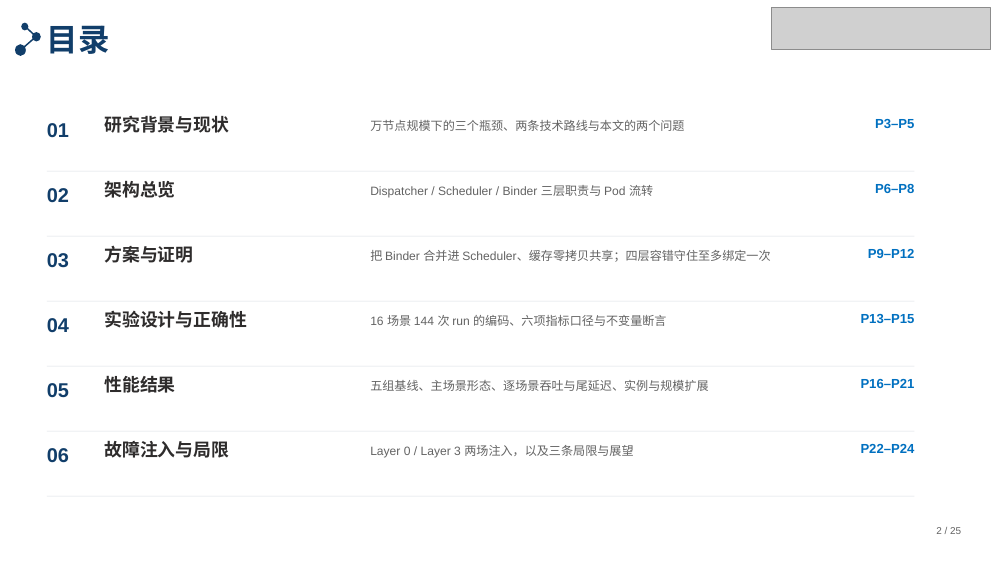
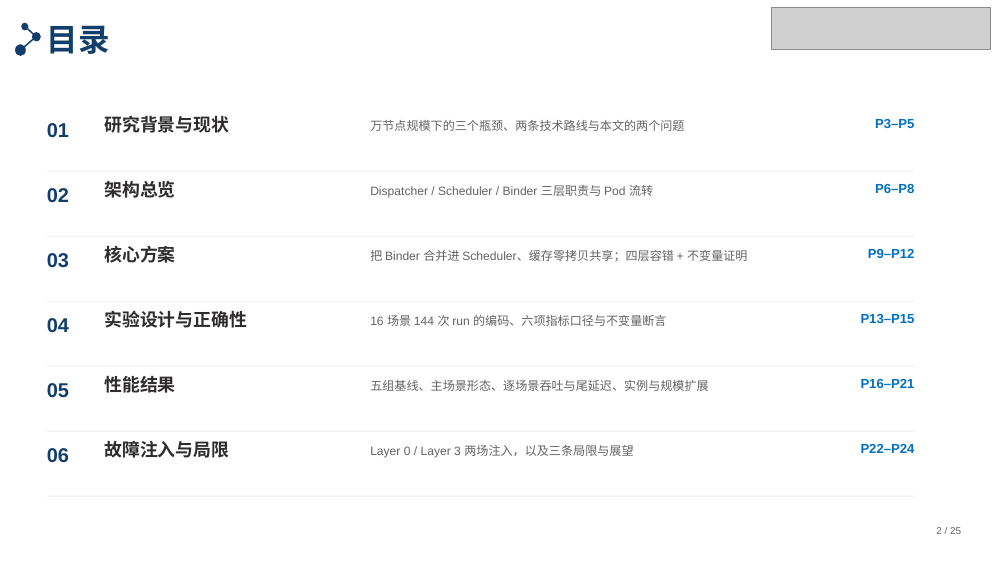
Before and after one commit to tengfei86/godel-scheduler, a slide deck: slide 2 of docs/thesis/defense/答辩PPT-北航模板版.pptx. Drawn at 1008x567 pixels with LibreOffice and Linux fonts; fonts in the diff are those of the drawing; grey boxes stand for pictures. Boxes give left, top, right and bottom in pixels: in the first picture for what was removed or moved away, otherwise in the second. Text is boxed around its words. In the diff, an @@ line names an element or a change of style, - is before the commit and + after.

Commit message:
docs(thesis): 目录 03 标题定为「核心方案」，描述补「+ 不变量证明」以覆盖 P12

```diff
--- a/docs/thesis/defense/答辩PPT-北航模板版.pptx
+++ b/docs/thesis/defense/答辩PPT-北航模板版.pptx
@@ text at <box>104,245,175,263</box>: text changed @@
-方案与证明
+核心方案
@@ text at <box>370,250,747,262</box>: text changed @@
-把 Binder 合并进 Scheduler、缓存零拷贝共享；四层容错守住至多绑定一次
+把 Binder 合并进 Scheduler、缓存零拷贝共享；四层容错 + 不变量证明
```
Also in this commit, not shown: 2 other files.
